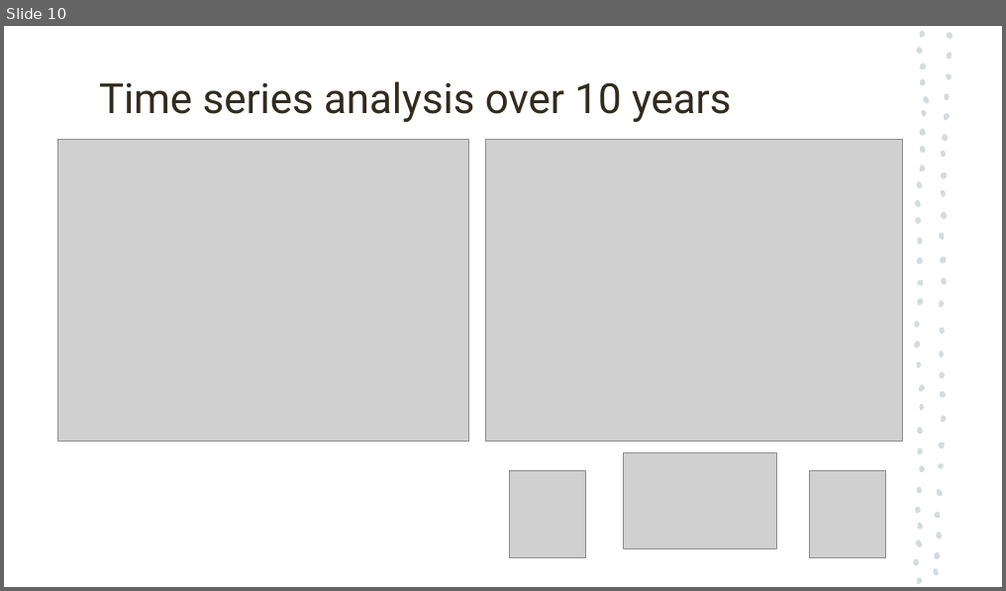
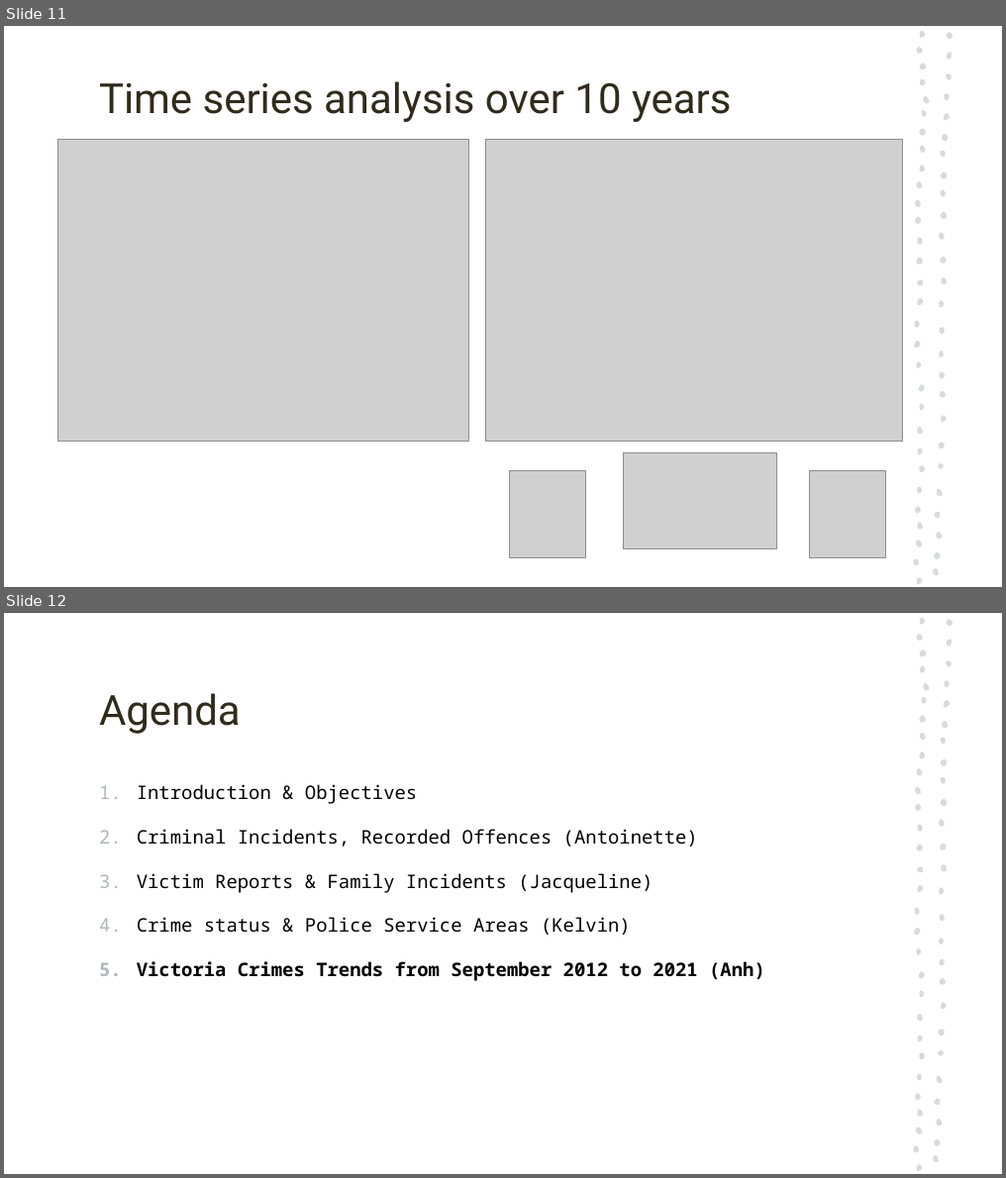
Before and after one commit to antoinetteboyle/Project-1, a slide deck: Crime_Victoria_PowerPoint_Presentation_temporary_Kelvin.pptx. Shown one above the other, each under a label of ours: slide 10 before the commit, slides 11 and 12 after it. The pictures are 1006x591 and 1006x1178 pixels, drawn with LibreOffice and Linux fonts; fonts in the diff are those of the drawing; grey boxes stand for pictures. Boxes give left, top, right and bottom in pixels: in the first picture for what was removed or moved away, otherwise in the second. Text is boxed around its words. In the diff, an @@ line names an element or a change of style, - is before the commit and + after.

```diff
--- a/Crime_Victoria_PowerPoint_Presentation_temporary_Kelvin.pptx
+++ b/Crime_Victoria_PowerPoint_Presentation_temporary_Kelvin.pptx
@@ slide 12 added at bbox=[4, 613, 1002, 1174], background #FFFFFF; not listed: 57 template elements that a slide beside it also shows @@
@@ title added at bbox=[99, 693, 241, 734], 40 pt, text #312B1C @@
+Agenda
@@ text added at bbox=[137, 784, 765, 981], 18 pt, text #000000 @@
+1. Introduction & Objectives
+2. Criminal Incidents, Recorded Offences (Antoinette)
+3. Victim Reports & Family Incidents (Jacqueline)
+4. Crime status & Police Service Areas (Kelvin)
+5. Victoria Crimes Trends from September 2012 to 2021 (Anh)
@@ what was slide 10 is now slide 11 @@
```
Also in this commit, not shown: 8 slides changed, 2 other files.
